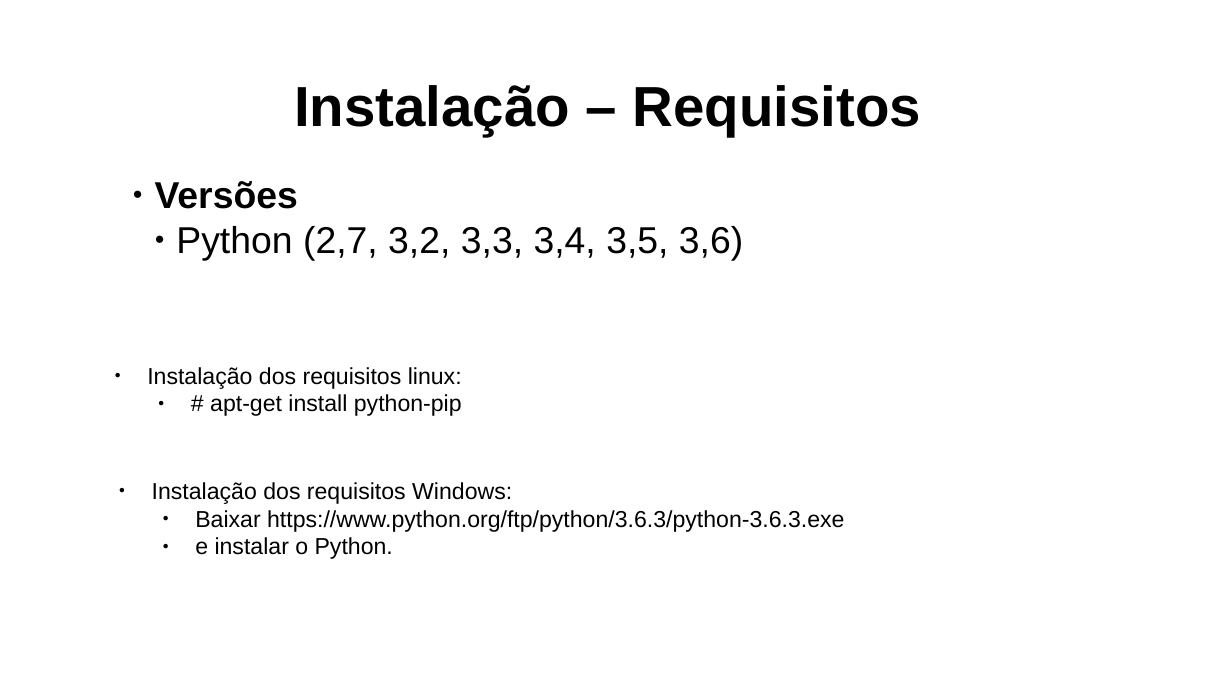
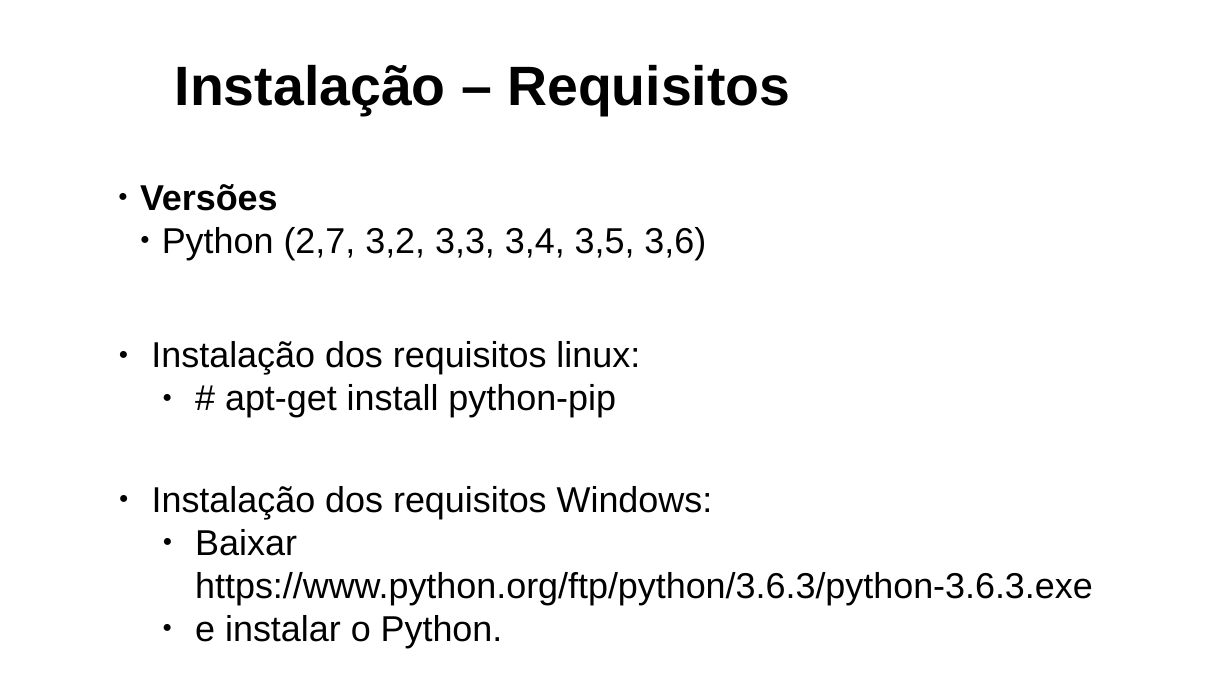
Before and after one commit to emartello/PilasMeus, a slide deck: slide 5 of Avaliação A1.odp. Drawn at 1232x693 pixels with LibreOffice and Linux fonts; fonts in the diff are those of the drawing; background and template pictures are left out. Boxes give left, top, right and bottom in pixels: in the first picture for what was removed or moved away, otherwise in the second. Text is boxed around its words. In the diff, an @@ line names an element or a change of style, - is before the commit and + after.

```diff
--- a/Avaliação A1.odp
+++ b/Avaliação A1.odp
@@ title "Instalação – Requisitos": place and size @@
-title "Instalação – Requisitos" at (294,85,921,136)
+title "Instalação – Requisitos" at (175,64,790,116)
@@ title "Instalação – Requisitos" at (175,64,790,116): size 44 to 43.2 pt @@
@@ text "Versões": place and size @@
-text "Versões" at (155,181,743,260)
+text "Versões" at (140,184,706,260)
@@ text "Versões" at (140,184,706,260): size 29.1 to 28 pt @@
@@ text "Instalação dos requisitos linux:" at (151,341,640,417): size 18 to 28 pt @@
@@ text "Instalação dos requisitos linux:": place and size @@
-text "Instalação dos requisitos linux:" at (147,367,462,416)
+text "Instalação dos requisitos linux:" at (151,341,640,417)
@@ text "Instalação dos requisitos Windows:" at (152,486,1093,648): size 18 to 28 pt @@
```
Also in this commit, not shown: 5 other slides changed, 3 slides added, 1 slide removed, 17 other files.
